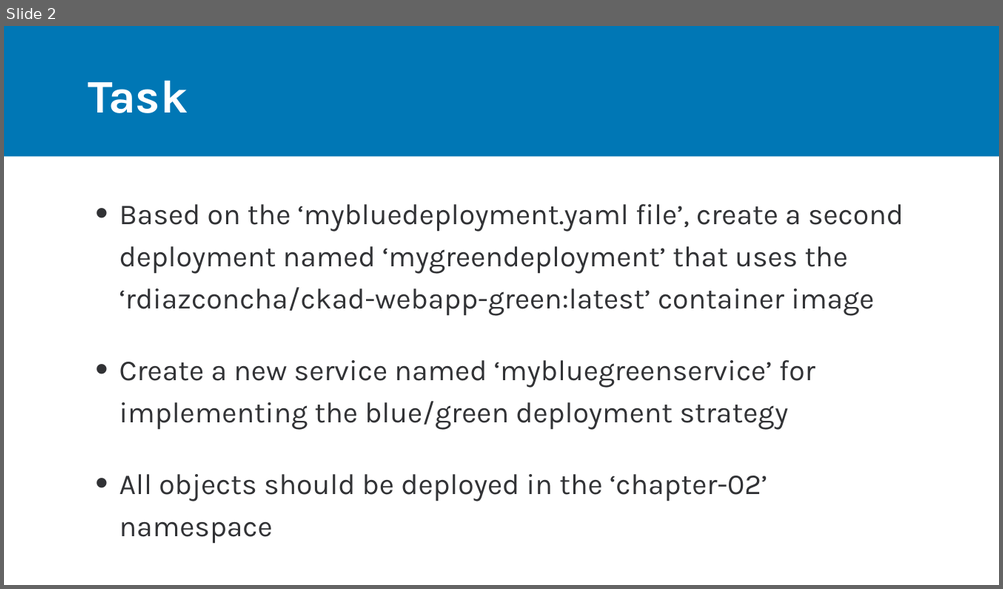
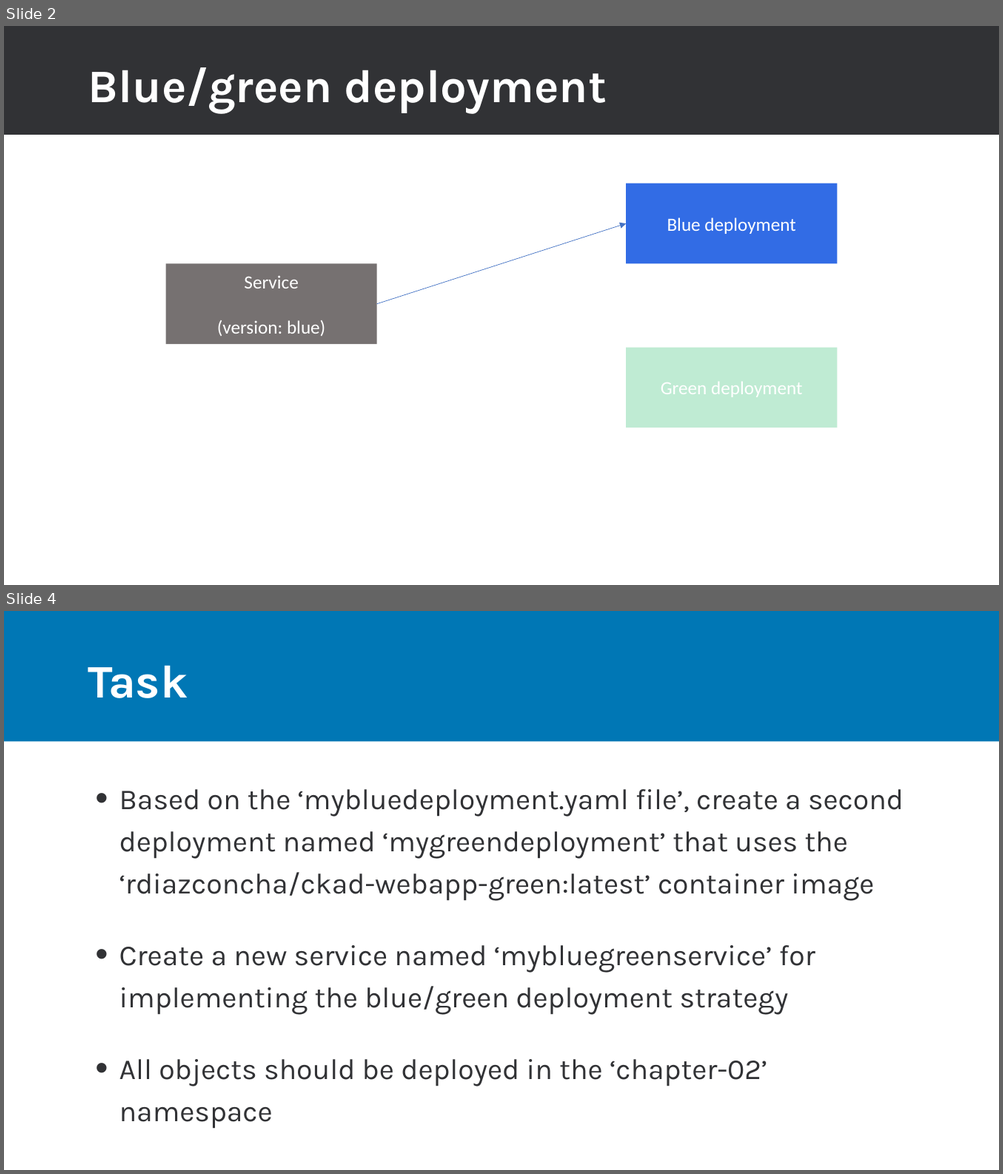
Before and after one commit to rdiazconcha/ckad-exam-prep, a slide deck: chapter-02/01-bluegreen/02_01_bluegreen.pptx. Shown one above the other, each under a label of ours: slide 2 before the commit, slides 2 and 4 after it; the slides between them are not shown. The pictures are 1003x589 and 1003x1174 pixels, drawn with LibreOffice and Linux fonts; fonts in the diff are those of the drawing. Boxes give left, top, right and bottom in pixels: in the first picture for what was removed or moved away, otherwise in the second. Text is boxed around its words. In the diff, an @@ line names an element or a change of style, - is before the commit and + after.

```diff
--- a/chapter-02/01-bluegreen/02_01_bluegreen.pptx
+++ b/chapter-02/01-bluegreen/02_01_bluegreen.pptx
@@ slide 2 added at (x1=4, y1=26, x2=999, y2=585), background #FFFFFF @@
@@ rectangle added at (x1=4, y1=26, x2=999, y2=135), fill #313235 @@
@@ title added at (x1=88, y1=67, x2=606, y2=113), 45 pt, text #FFFFFF, bold @@
+Blue/green deployment
@@ rectangle added at (x1=626, y1=184, x2=837, y2=264), fill #326CE5, 18 pt, text #FFFFFF @@
+Blue deployment
@@ arrow added from (377, 304) to (626, 224), #4472C4 0.5 pt @@
@@ rectangle added at (x1=166, y1=264, x2=377, y2=345), fill #767171, 18 pt, text #FFFFFF @@
+Service
+(version: blue)
@@ rectangle added at (x1=626, y1=348, x2=837, y2=428), fill #00B050 at 25% opacity, 18 pt, text #FFFFFF @@
+Green deployment
@@ what was slide 2 is now slide 4 @@
```
Also in this commit, not shown: 1 slide changed, 1 other slide added, 16 other files.
